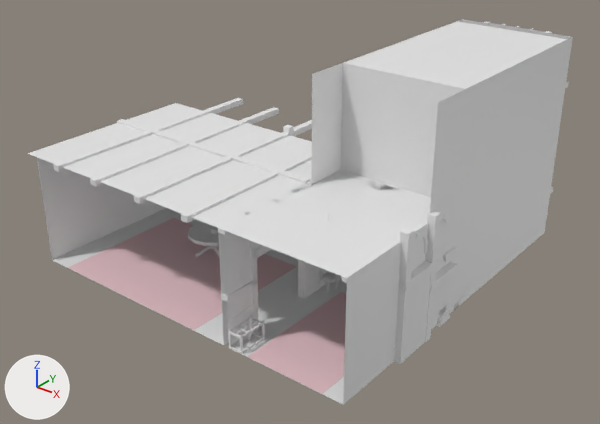
Two versions of the Blender file Modelling4.blend, one commit apart.
Both versions are drawn from a camera (50 mm lens) standing at (19.9, -25.1, 19.8) and looking at (-2.5, 2.9, 2.4). Lighting does not change. The marker at lower left points along +X, +Y and +Z.
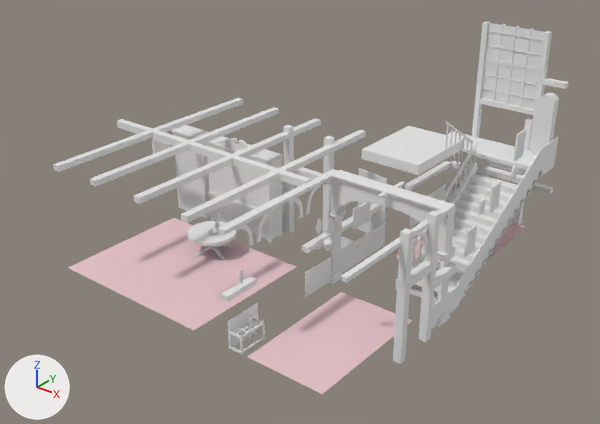
The change in detail:
me_plane_004 has 4 vertices, 1 face and spans x -2.34..1.67, y -3.42..3.5, z 0.0.
me_plane_004 is used by ob_plane_004; location (3.11, 9.26, 0.0).
Verts and faces of me_plane_004; kept vertices keep their numbers, new ones are numbered from 4.
Part 1, on me_plane_004:
New vertex 4 is at (-2.12, -14.23, 0.0), pixel (246, 356).
New vertex 5 is at (1.67, -14.23, 0.0), pixel (322, 394).
New vertex 6 is at (-2.12, -7.82, 0.0), pixel (341, 291).
New vertex 7 is at (1.67, -7.82, 0.0), pixel (412, 320).
New vertex 8 is at (-13.65, -14.23, 0.0), pixel (67, 267).
New vertex 9 is at (-5.13, -14.23, 0.0), pixel (193, 330).
New vertex 10 is at (-13.65, -7.28, 0.0), pixel (173, 217).
New vertex 11 is at (-5.13, -7.28, 0.0), pixel (297, 266).
New faces: (4, 5, 7, 6), (8, 9, 11, 10).
Object 'Chair_Cube.001' (ob_chair_cube_001) is now hidden.
Object 'Chair_Cube.036' (ob_chair_cube_036) is now hidden.
Object 'Ceiling' (ob_ceiling) is now hidden.
Object 'Cube.018' (ob_cube_018) is now hidden.
Object 'Cube.017' (ob_cube_017) is now hidden.
Object 'Cube.016' (ob_cube_016) is now hidden.
Object 'Plane.003' (ob_plane_003) is deleted.
Object 'Plane.002' (ob_plane_002) is deleted.
Object 'Plane' (ob_plane) is now hidden.

Boxes (x1, y1, x2, y2) around the edits, measured in the pictures (600 x 424 px):
'Plane', hidden
    before: (37, 19, 573, 405)
'Ceiling', hidden
    before: (27, 21, 567, 278)
'Plane.002', deleted
    before: (68, 218, 297, 330)
'Plane.003', deleted
    before: (247, 292, 346, 394)
'Cube.016', hidden
    before: (298, 259, 310, 299)
'Cube.017', hidden
    before: (251, 241, 259, 332)
'Chair_Cube.036', hidden
    before: (319, 267, 339, 295)
'Cube.018', hidden
    before: (254, 246, 272, 259)
'Chair_Cube.001', hidden
    before: (164, 207, 171, 214)
part 1 of me_plane_004, added
    after: (68, 218, 413, 394)
'Plane.001', unchanged, uncovered by the edit
    after: (361, 126, 555, 175)
'Cube.007', unchanged, uncovered by the edit
    after: (205, 136, 283, 243)
'Cube.005', unchanged, uncovered by the edit
    before: (454, 289, 467, 309)
    after: (410, 174, 522, 310)
'Plane.011', unchanged, uncovered by the edit
    before: (488, 23, 544, 35)
    after: (481, 23, 544, 109)
